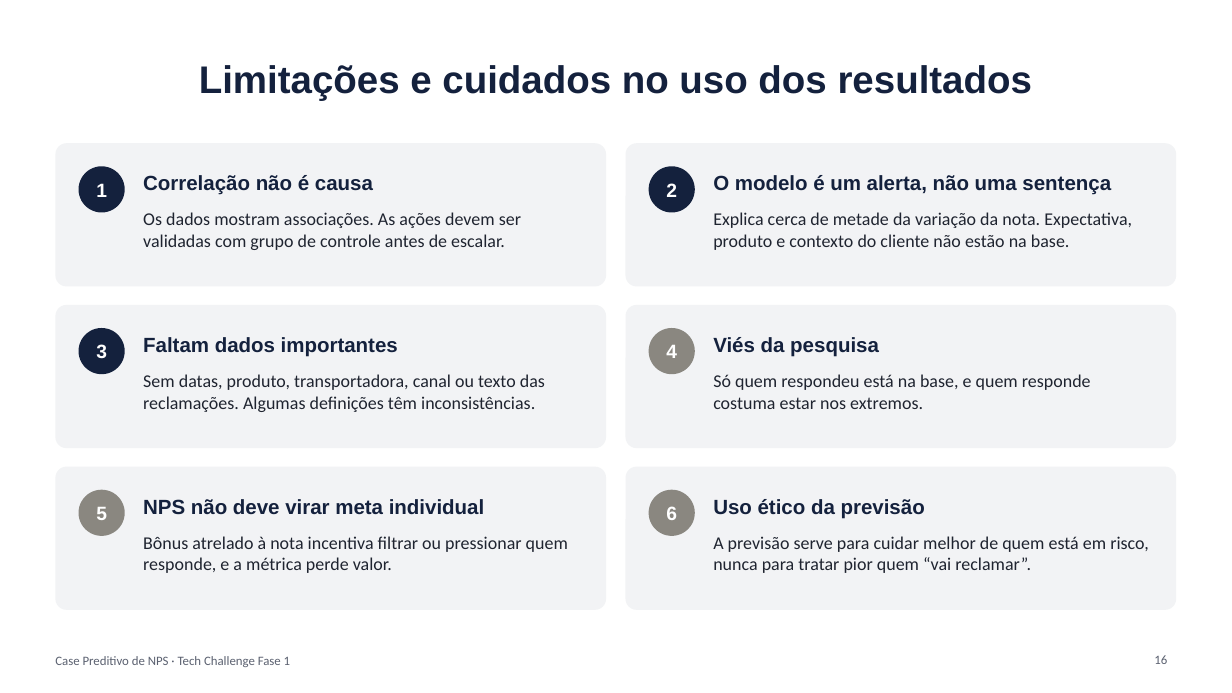
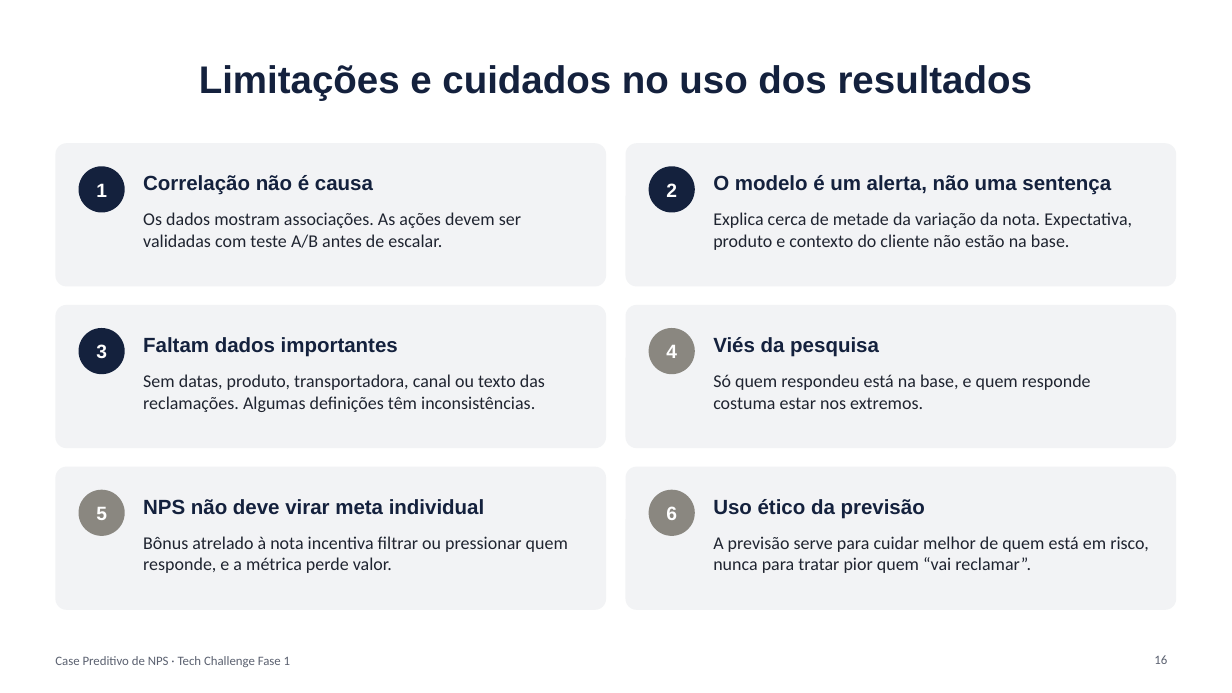
Before and after one commit to ricardowalendorff/Case_preditivo_NPS, a slide deck: slide 16 of reports/apresentacao_nps_preditivo.pptx. Drawn at 1232x693 pixels with LibreOffice and Linux fonts; fonts in the diff are those of the drawing. Boxes give left, top, right and bottom in pixels: in the first picture for what was removed or moved away, otherwise in the second. Text is boxed around its words. In the diff, an @@ line names an element or a change of style, - is before the commit and + after.

```diff
--- a/reports/apresentacao_nps_preditivo.pptx
+++ b/reports/apresentacao_nps_preditivo.pptx
@@ text at box(143, 212, 521, 248): text changed @@
-Os dados mostram associações. As ações devem ser validadas com grupo de controle antes de escalar.
+Os dados mostram associações. As ações devem ser validadas com teste A/B antes de escalar.
```
Also in this commit, not shown: 2 other slides changed, 5 other files.
